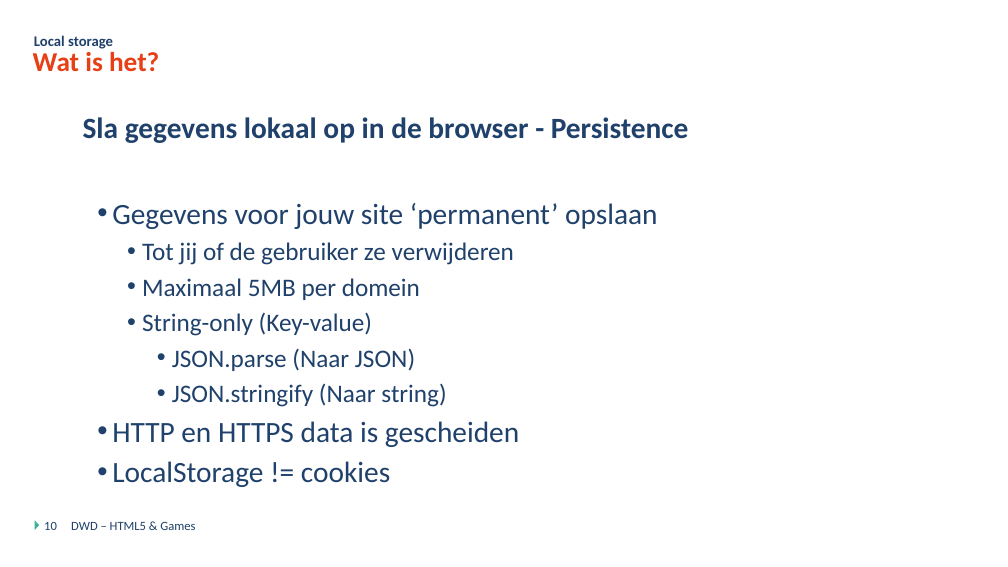
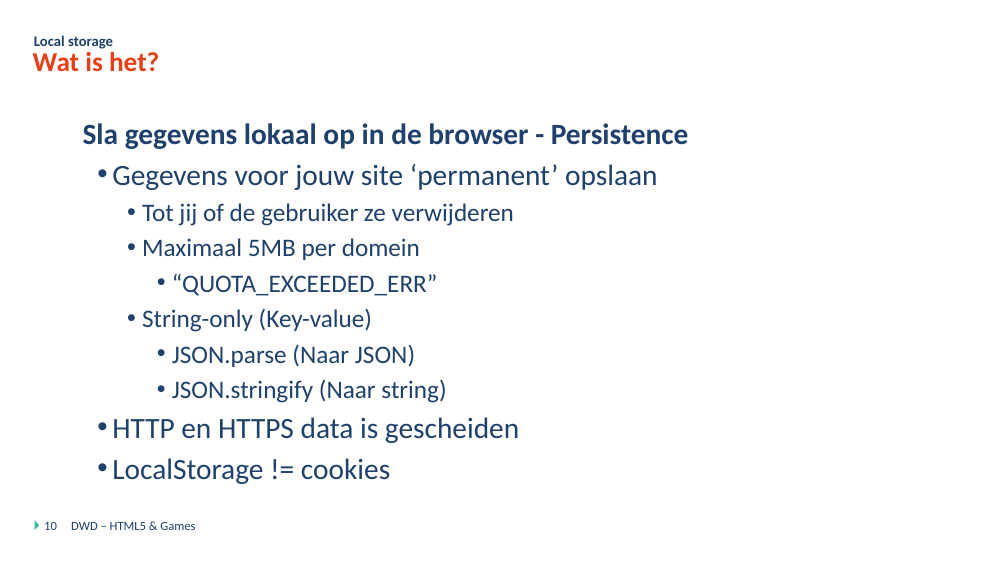
Before and after one commit to DmitriyVdE/Odisee_Bru_Dyn_Web_Dev_Opdracht, a slide deck: slide 10 of DWD - Javascript Games - Theorie.pptx. Drawn at 1008x567 pixels with LibreOffice and Linux fonts; fonts in the diff are those of the drawing; background and template pictures are left out. Boxes give left, top, right and bottom in pixels: in the first picture for what was removed or moved away, otherwise in the second. Text is boxed around its words. In the diff, an @@ line names an element or a change of style, - is before the commit and + after.

```diff
--- a/DWD - Javascript Games - Theorie.pptx
+++ b/DWD - Javascript Games - Theorie.pptx
@@ text at (x1=172, y1=274, x2=438, y2=296): paragraph added @@
+      • “QUOTA_EXCEEDED_ERR”
```
Also in this commit, not shown: 1 other slide changed, 4 other files.
